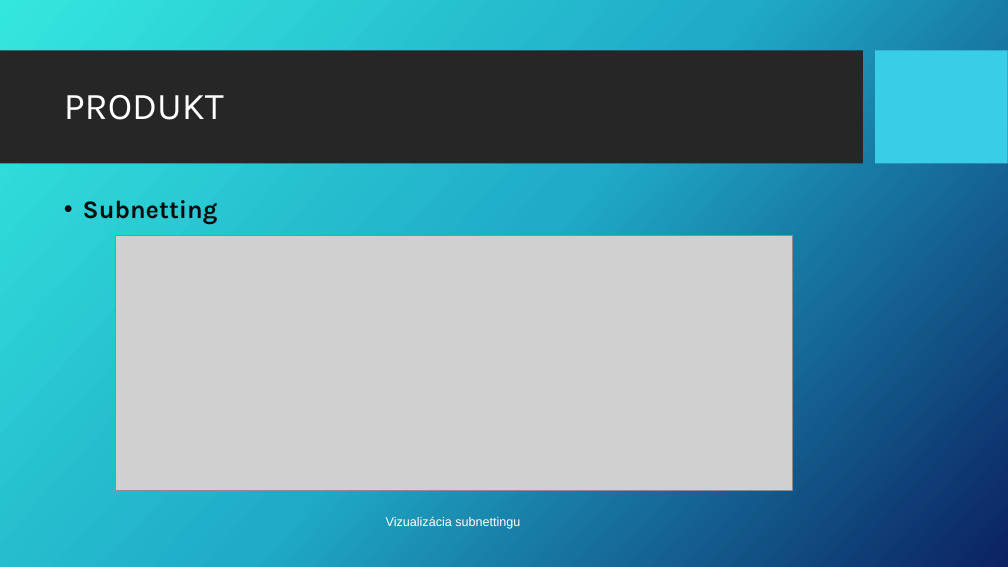
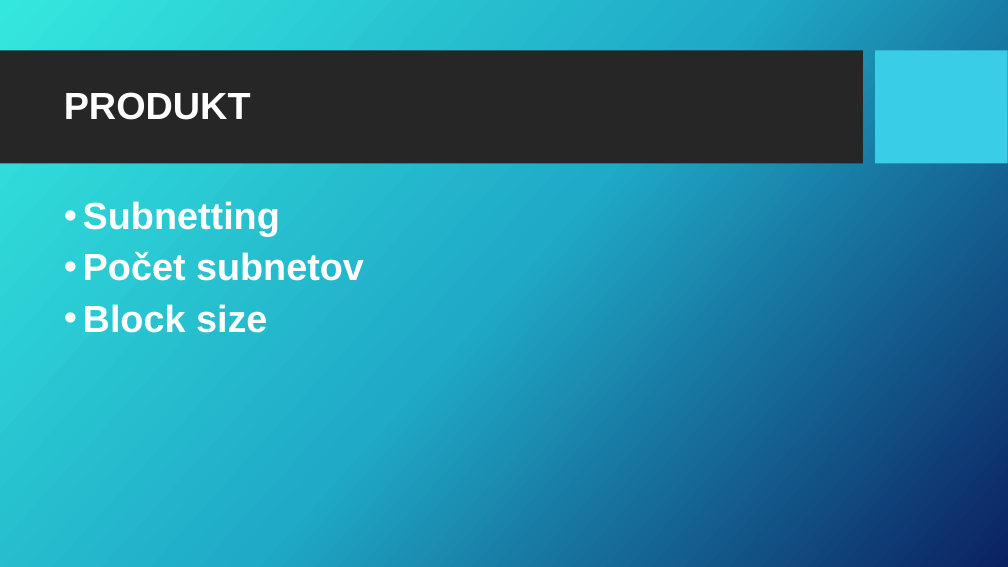
Before and after one commit to GooseNeck22/Tomas-Partl-RP, a slide deck: slide 8 of rocnikova praca prezentacia partl.pptx (slide 7 before the commit). Drawn at 1008x567 pixels with LibreOffice and Linux fonts; fonts in the diff are those of the drawing; grey boxes stand for pictures; background and template pictures are left out. Boxes give left, top, right and bottom in pixels: in the first picture for what was removed or moved away, otherwise in the second. Text is boxed around its words. In the diff, an @@ line names an element or a change of style, - is before the commit and + after.

```diff
--- a/rocnikova praca prezentacia partl.pptx
+++ b/rocnikova praca prezentacia partl.pptx
@@ title "PRODUKT" at <box>64,92,251,120</box>: font Karla to Arial, bold on @@
@@ text at <box>83,201,280,236</box>: size 24 to 36 pt, font Karla to Arial, text colour #0D0D0D to #FFFFFF in "Subnetting" @@
@@ picture removed at <box>115,236,792,491</box> @@
@@ text at <box>83,251,364,333</box>: paragraphs added @@
+• Počet subnetov
+• Block size
@@ text removed at <box>386,516,520,529</box> @@
-Vizualizácia subnettingu
```
Also in this commit, not shown: 8 other slides changed, 1 slide added.
